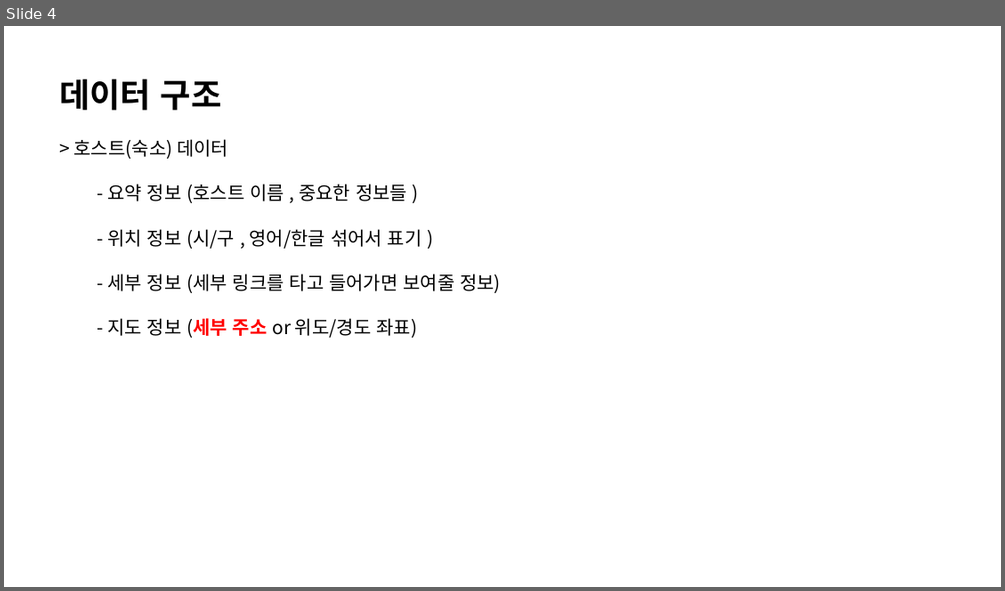
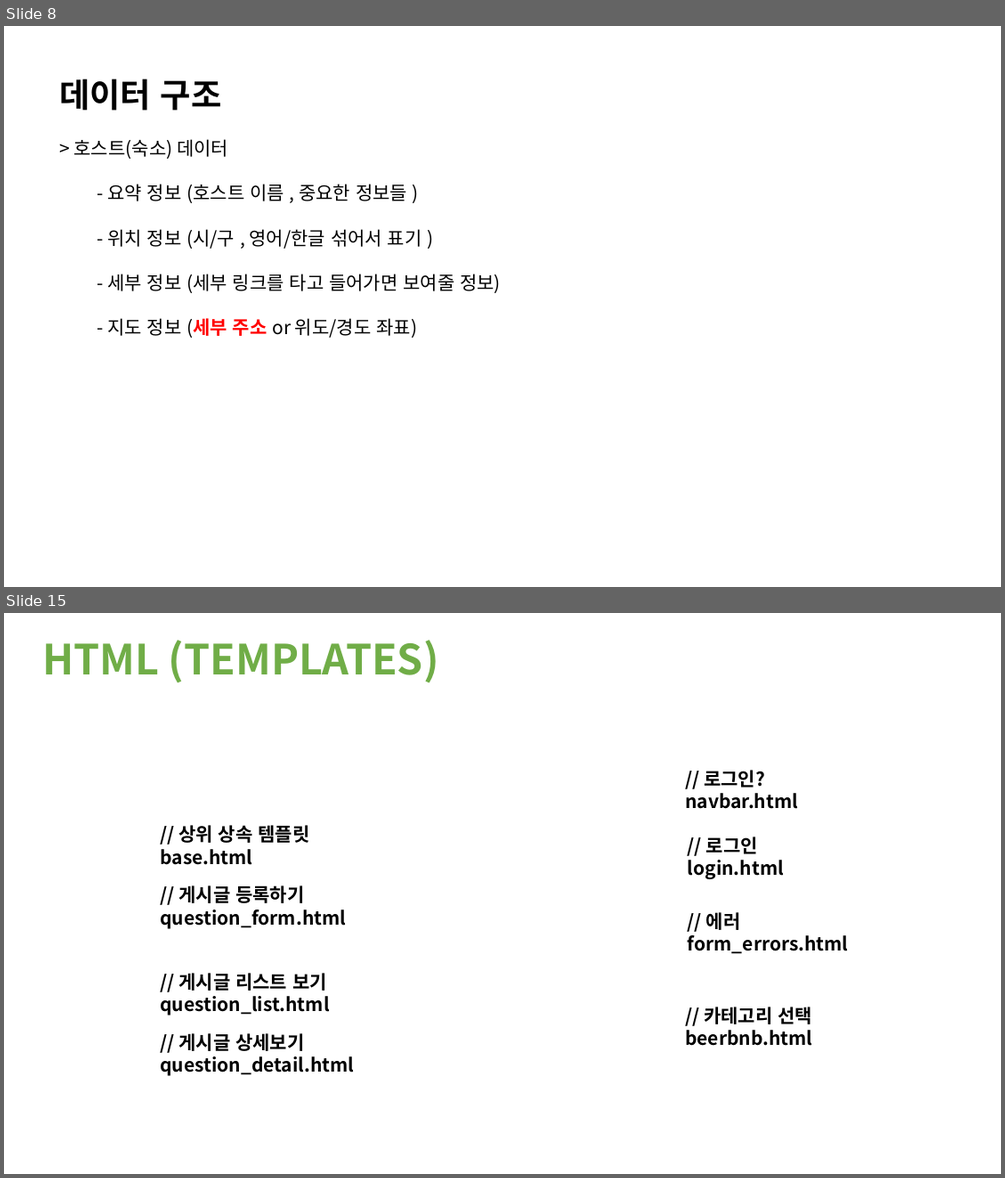
Before and after one commit to bomiiisong/Airbnb, a slide deck: 웹사이트.pptx. Shown one above the other, each under a label of ours: slide 4 before the commit, slides 8 and 15 after it; the slides between them are not shown. The pictures are 1005x591 and 1005x1178 pixels, drawn with LibreOffice and Linux fonts; fonts in the diff are those of the drawing. Boxes give left, top, right and bottom in pixels: in the first picture for what was removed or moved away, otherwise in the second. Text is boxed around its words. In the diff, an @@ line names an element or a change of style, - is before the commit and + after.

```diff
--- a/웹사이트.pptx
+++ b/웹사이트.pptx
@@ slide 15 added at (4,613,1001,1174), background #FFFFFF @@
@@ text added at (42,640,439,683), 40 pt, text #70AD47, bold @@
+HTML (TEMPLATES)
@@ text added at (685,770,798,809), 18 pt, text #000000, bold @@
+// 로그인?
+navbar.html
@@ text added at (160,825,309,865), 18 pt, text #000000, bold @@
+// 상위 상속 템플릿
+base.html
@@ text added at (688,836,784,879), 18 pt, text #000000, bold @@
+// 로그인
+login.html
@@ text added at (160,885,346,929), 18 pt, text #000000, bold @@
+// 게시글 등록하기
+question_form.html
@@ text added at (688,912,849,954), 18 pt, text #000000, bold @@
+// 에러
+form_errors.html
@@ text added at (160,973,329,1015), 18 pt, text #000000, bold @@
+// 게시글 리스트 보기
+question_list.html
@@ text added at (685,1006,812,1046), 18 pt, text #000000, bold @@
+// 카테고리 선택
+beerbnb.html
@@ text added at (160,1033,354,1076), 18 pt, text #000000, bold @@
+// 게시글 상세보기
+question_detail.html
@@ what was slide 4 is now slide 8 @@
```
Also in this commit, not shown: 2 slides changed, 12 other slides added, 29 other files.
